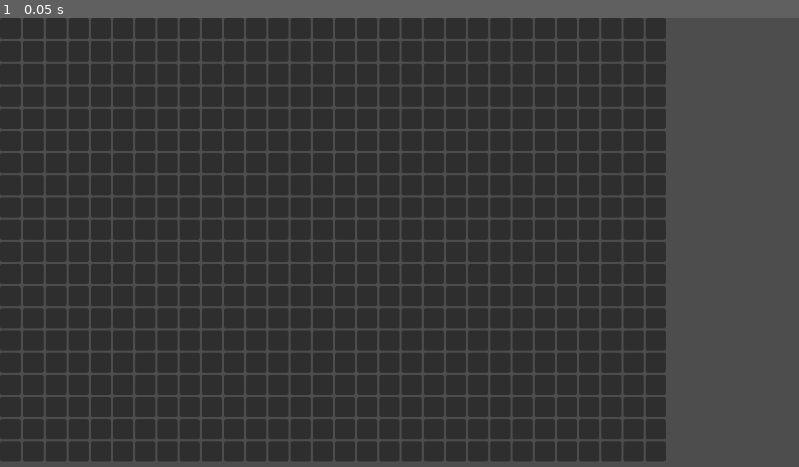
Above: before the commit, frame 1.
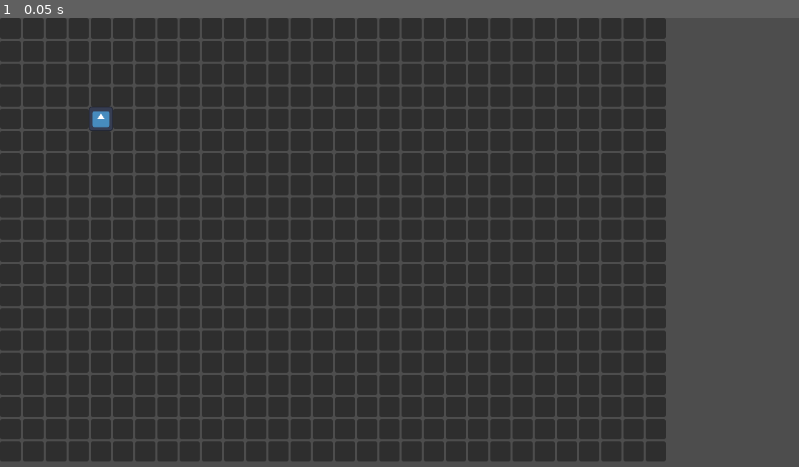
Above: after the commit, the same moment.

Repository: TheSentry/Bagpacking
Game: Godot game, scene res://inventory/inventory_grid/inventory_grid.tscn
Two runs of this game, one before a commit and one after it. Both use one fixed random seed, a clock stepped at 60 frames per second and the inputs below. This scene is started directly instead of the project's main scene. The engine's default icon, where the game draws it, is replaced by a stand-in: a white triangle on a blue panel in a dark square.
Inputs:
- Up to frame 1 (0.05 s): no input

The runs differ from the first frame. In frame 1, 0.1% of the frame differs, in the area x 11-15%, y 19-26%.

Commit message:
place items on grid

Diff:
--- a/inventory/inventory_grid/inventory_grid.gd
+++ b/inventory/inventory_grid/inventory_grid.gd
@@ -11,10 +11,11 @@
 @onready var items: Control = $MarginContainer/Items
 
 var tile_size: int
-var seperation: int
+var separation: int
 
 func _ready() -> void:
 	build_grid()
+	place_Item(5,5,preload("res://inventory/item/items/test_Item.tres"))
 
 func _draw() -> void:
 	pass
@@ -37,16 +38,25 @@
 		tile_size = int(min(size.x / columns,size.y / rows))
 		margin_container.size = Vector2(tile_size*(columns),tile_size*(rows))
 
-		seperation = int(max(1,tile_size*0.1))
-		tile_size = tile_size-seperation
+		separation = int(max(1,tile_size*0.1))
+		tile_size = tile_size-separation
 
-		slots.add_theme_constant_override("h_separation", seperation)
-		slots.add_theme_constant_override("v_separation", seperation)
+		slots.add_theme_constant_override("h_separation", separation)
+		slots.add_theme_constant_override("v_separation", separation)
 
 		for slot in get_tree().get_nodes_in_group("inventory_slot"):
 			slot.set_tile_size(tile_size)
 
 func place_Item(row: int, col: int, item_data: ItemData) -> void:
+	var item_instance: Item = item_scene.instantiate()
+	item_instance.item_data = item_data
+	items.add_child(item_instance)
+
+	item_instance.size= Vector2i(tile_size+separation*2,tile_size+separation*2)
+	print(item_instance.size)
+	item_instance.position = Vector2((col-1) * (tile_size + separation),(row-1) * (tile_size + separation))
+	print(item_instance.position)
+
 	pass
 
 
--- a/inventory/item/item.tscn
+++ b/inventory/item/item.tscn
@@ -1,18 +1,11 @@
-[gd_scene load_steps=2 format=3 uid="uid://bhep672i0vcuo"]
+[gd_scene load_steps=3 format=3 uid="uid://bhep672i0vcuo"]
 
 [ext_resource type="Script" uid="uid://bp4bx0k8ibgkn" path="res://inventory/item/item.gd" id="1_w5dh2"]
+[ext_resource type="Texture2D" uid="uid://dbben4g8grgjy" path="res://icon.svg" id="2_jnffy"]
 
 [node name="Item" type="Control"]
 layout_mode = 3
-anchors_preset = 8
-anchor_left = 0.5
-anchor_top = 0.5
-anchor_right = 0.5
-anchor_bottom = 0.5
-offset_right = 64.0
-offset_bottom = 64.0
-grow_horizontal = 2
-grow_vertical = 2
+anchors_preset = 0
 script = ExtResource("1_w5dh2")
 
 [node name="TextureRect" type="TextureRect" parent="."]
@@ -22,3 +15,5 @@
 anchor_bottom = 1.0
 grow_horizontal = 2
 grow_vertical = 2
+texture = ExtResource("2_jnffy")
+expand_mode = 3
